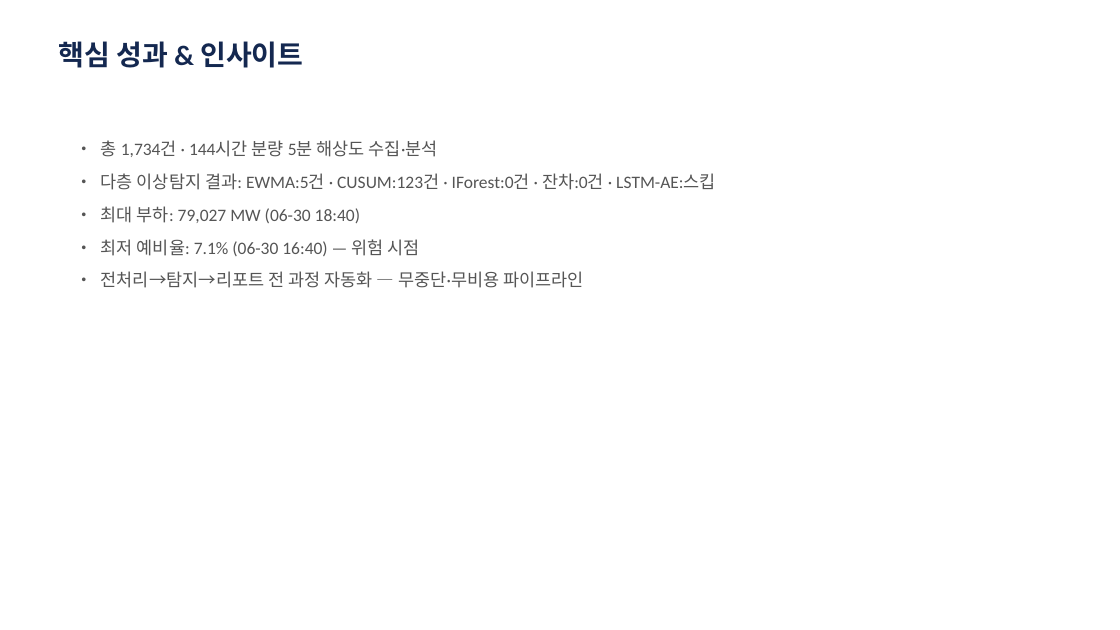
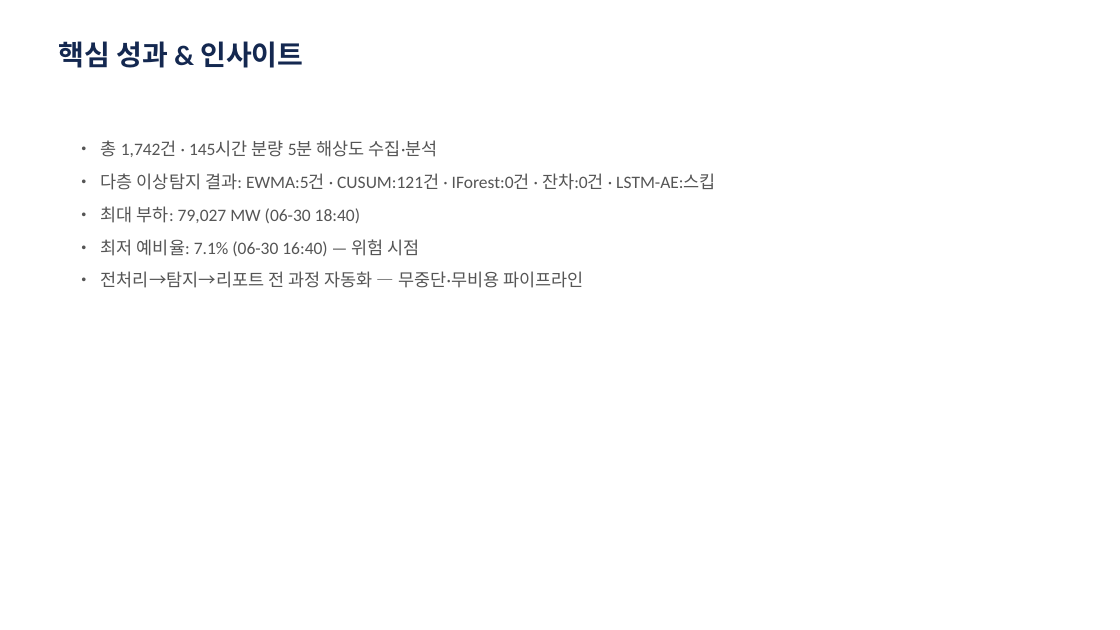
Before and after one commit to robinho0329/power-grid-anomaly-monitor, a slide deck: slide 9 of reports/portfolio/2026-07-05.pptx. Drawn at 1120x630 pixels with LibreOffice and Linux fonts; fonts in the diff are those of the drawing. Boxes give left, top, right and bottom in pixels: in the first picture for what was removed or moved away, otherwise in the second. Text is boxed around its words. In the diff, an @@ line names an element or a change of style, - is before the commit and + after.

```diff
--- a/reports/portfolio/2026-07-05.pptx
+++ b/reports/portfolio/2026-07-05.pptx
@@ text at (101,140,716,190): text changed @@
-• 총 1,734건 · 144시간 분량 5분 해상도 수집·분석
-• 다층 이상탐지 결과: EWMA:5건 · CUSUM:123건 · IForest:0건 · 잔차:0건 · LSTM-AE:스킵
+• 총 1,742건 · 145시간 분량 5분 해상도 수집·분석
+• 다층 이상탐지 결과: EWMA:5건 · CUSUM:121건 · IForest:0건 · 잔차:0건 · LSTM-AE:스킵
```
Also in this commit, not shown: 1 other slide changed, 1 other file.
